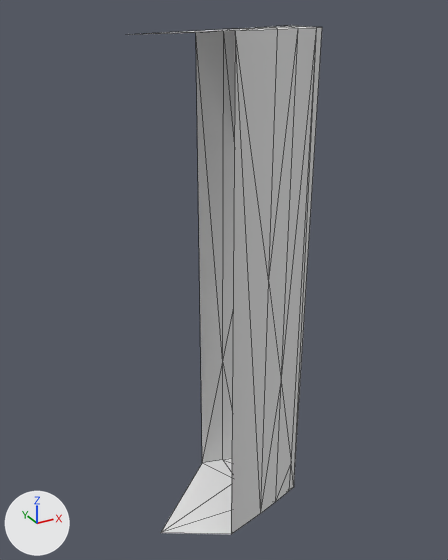
Two versions of the glTF model Structures Plus/models/c90part_39aff8eaf7cb381eacd1a38b.glb, one commit apart.
Both versions are drawn from a camera (50 mm lens) standing at (-1.557, -2.01, 1.029) and looking at (-0.992, -0.982, 0.515). Every picture has the same lights, and +X, +Y and +Z are marked at lower left. The picture after the commit comes second. Mesh edges are drawn as thin lines. Vertices at exactly the same position are counted once.
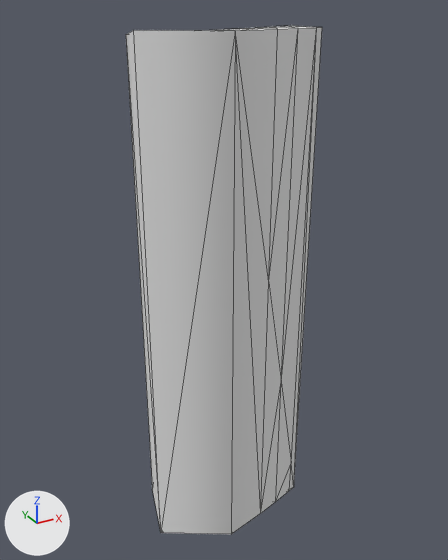
Location of each change, [x1, y1, x2, y2] in pixels of the pictures (448 x 560 px):
```json
{"object": "Cylinder", "change": "reshaped", "before": [130, 26, 322, 534], "after": [126, 26, 322, 534]}
{"part": 1, "of": "me_mesh_0", "change": "added", "after": [126, 30, 235, 534]}
```

Scene script edits in JSON lines:
```json
{"block": "me_mesh_0", "where": "# used by ob_cylinder; location = (0.0, 0.0, 0.0)"}
{"block": "me_mesh_0", "where": "# verts and faces of me_mesh_0; kept vertices keep their numbers, new ones are numbered from 40"}
{"block": "me_mesh_0", "where": "# before: 5 (-1.041, -1.108, 0.996) at pixel (235, 30), 6 (-1.04, -1.102, -0.049) at pixel (231, 534), 12 (-1.003, -0.889, -0.02) at pixel (202, 462), 22 (-1.004, -0.895, 0.986) at pixel (195, 32), 28 (-1.151, -0.92, 0.986)"}
{"block": "me_mesh_0", "where": "# before: 34 (-1.177, -1.023, -0.048) at pixel (160, 532)"}
{"op": "remove", "block": "me_mesh_0", "code": "me_mesh_0.from_pydata(...)  # 40 vertices, 72 faces; spans x -1.177..-0.824, y -1.108..-0.889, z -0.049..0.997"}
{"op": "add", "block": "me_mesh_0", "code": "me_mesh_0.from_pydata(...)  # 42 vertices, 80 faces; spans x -1.178..-0.824, y -1.108..-0.889, z -0.049..0.997"}
{"block": "me_mesh_0", "change": "me_mesh_0 part 1"}
{"op": "add", "block": "me_mesh_0", "code": "verts[40] = (-1.15, -0.915, -0.02)  # pixel (152, 489)"}
{"op": "add", "block": "me_mesh_0", "code": "verts[41] = (-1.178, -1.029, 0.997)  # pixel (133, 30)"}
{"op": "add", "block": "me_mesh_0", "code": "faces += [(12, 40, 22), (28, 40, 34), (5, 41, 34), (22, 40, 28), (28, 34, 41), (5, 34, 6)]  # mat_coconutbark (white #e7e7e7)"}
{"op": "add", "block": "me_mesh_0", "code": "faces += [(5, 28, 41), (12, 34, 40)]  # mat_coconutwood (white #e7e7e7)"}
```
